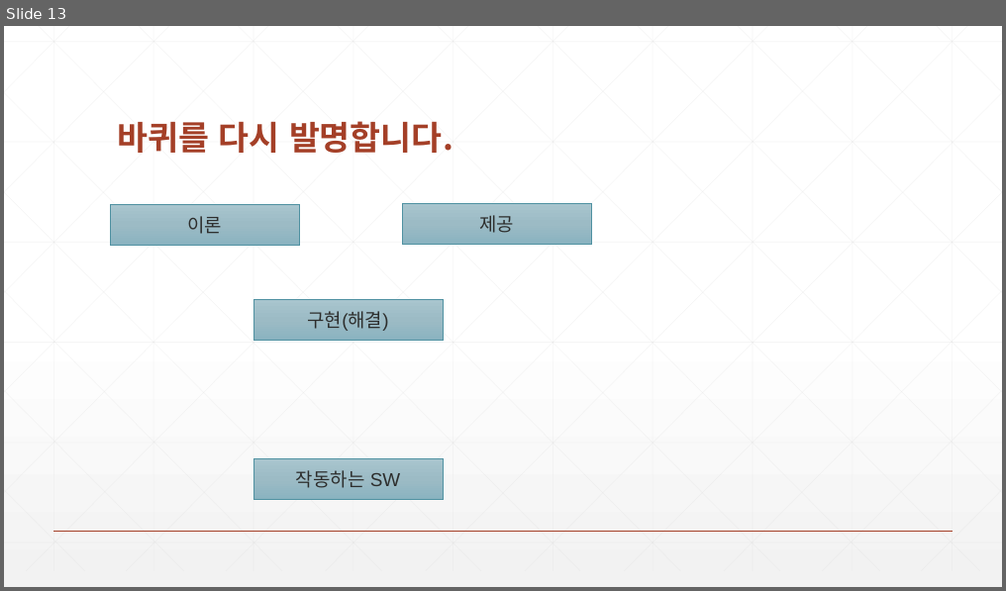
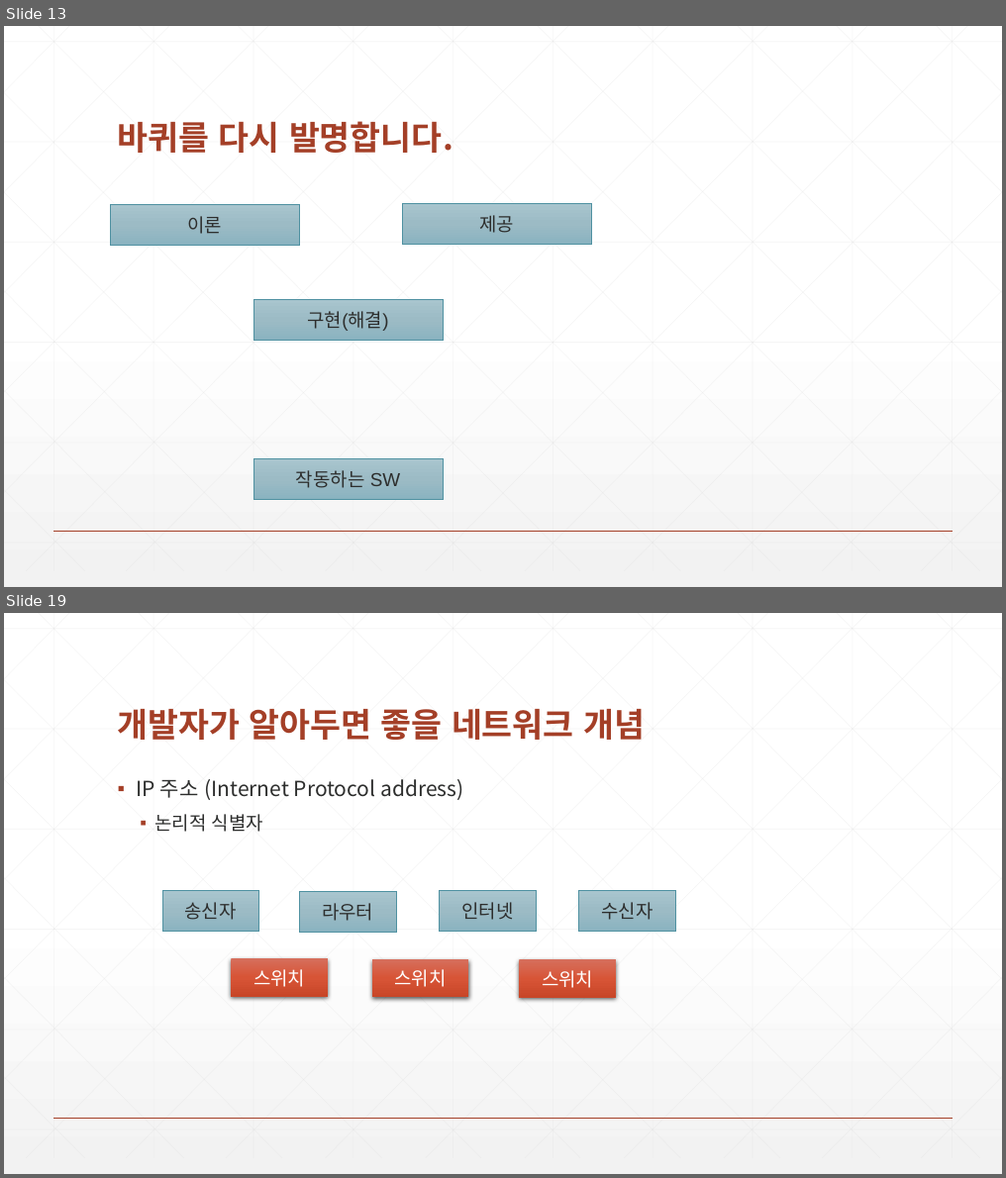
Before and after one commit to zeroshift01/code5, a slide deck: inflearn01/doc/교재.pptx. Shown one above the other, each under a label of ours: slide 13 before the commit, slides 13 and 19 after it; the slides between them are not shown. The pictures are 1006x591 and 1006x1178 pixels, drawn with LibreOffice and Linux fonts; fonts in the diff are those of the drawing. Boxes give left, top, right and bottom in pixels: in the first picture for what was removed or moved away, otherwise in the second. Text is boxed around its words. In the diff, an @@ line names an element or a change of style, - is before the commit and + after.

```diff
--- a/inflearn01/doc/교재.pptx
+++ b/inflearn01/doc/교재.pptx
@@ slide 19 added at <box>4,613,1002,1174</box>, background gradient #FFFFFF to #F2F2F2; not listed: 47 template elements that a slide beside it also shows @@
@@ title added at <box>118,708,645,740</box>, 32 pt, text #A43F27, bold @@
+개발자가 알아두면 좋을 네트워크 개념
@@ text added at <box>137,779,463,832</box>, 20 pt, text #2D2E2D @@
+▪ IP 주소 (Internet Protocol address)
+  ▪ 논리적 식별자
@@ rectangle added at <box>162,891,258,931</box>, fill gradient #A9C6CF to #9CBCC6 to #8AB4C0, outline #4F91A1 0.5 pt, 18 pt, text #2D2E2D @@
+송신자
@@ rectangle added at <box>300,891,396,932</box>, fill gradient #A9C6CF to #9CBCC6 to #8AB4C0, outline #4F91A1 0.5 pt, 18 pt, text #2D2E2D @@
+라우터
@@ rectangle added at <box>439,891,536,931</box>, fill gradient #A9C6CF to #9CBCC6 to #8AB4C0, outline #4F91A1 0.5 pt, 18 pt, text #2D2E2D @@
+인터넷
@@ rectangle added at <box>579,891,675,931</box>, fill gradient #A9C6CF to #9CBCC6 to #8AB4C0, outline #4F91A1 0.5 pt, 18 pt, text #2D2E2D @@
+수신자
@@ rectangle added at <box>231,959,328,997</box>, fill gradient #D7705D to #D85537 to #C84728, 18 pt, text #FFFFFF @@
+스위치
@@ rectangle added at <box>372,959,469,998</box>, fill gradient #D7705D to #D85537 to #C84728, 18 pt, text #FFFFFF @@
+스위치
@@ rectangle added at <box>519,960,616,998</box>, fill gradient #D7705D to #D85537 to #C84728, 18 pt, text #FFFFFF @@
+스위치
```
Also in this commit, not shown: 7 other slides added, 6 other files.
